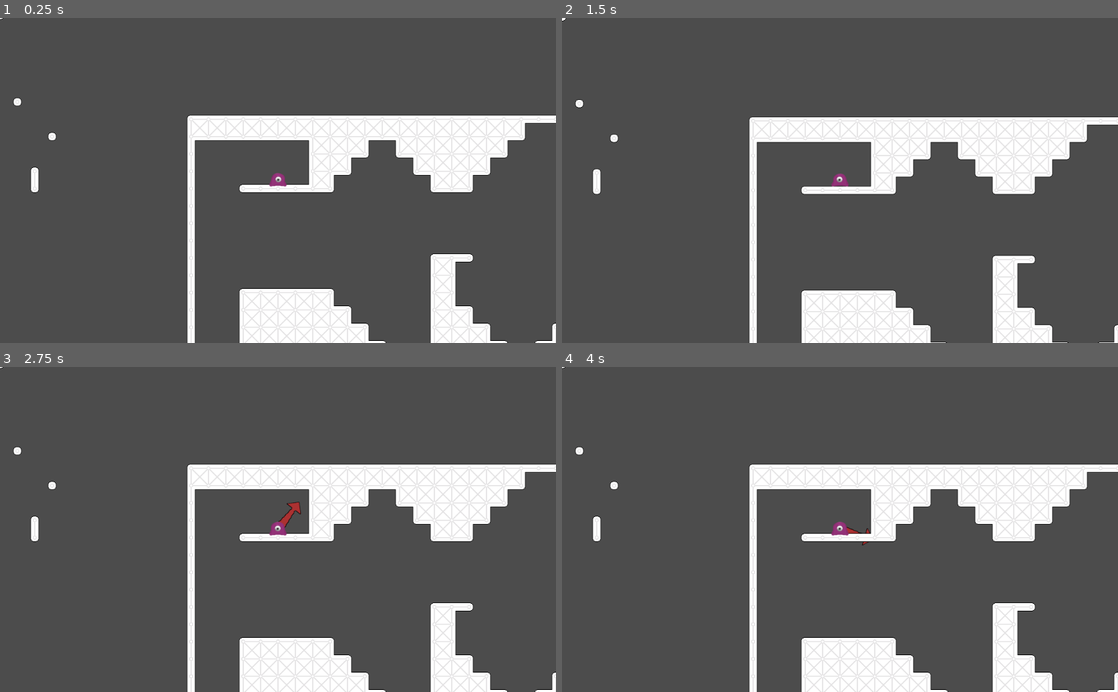
Above: before the commit, frames 1-4 (two rows, left to right).
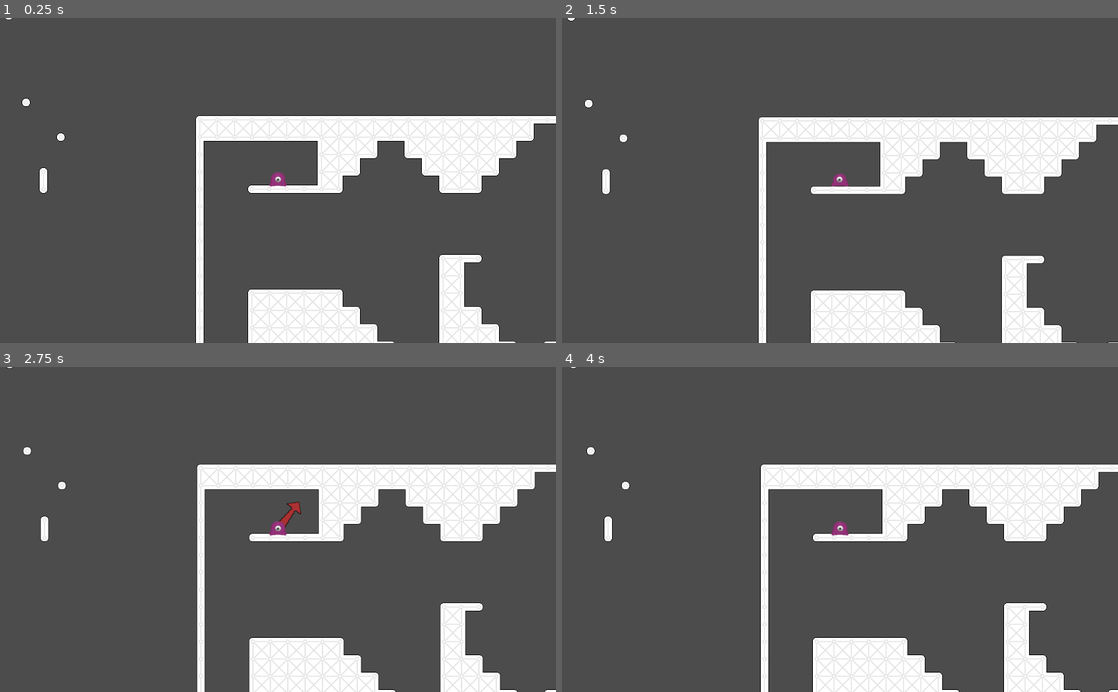
Above: after the commit, the same moments.

Repository: vinpogo/gd_Blob
Game: Godot game, scene res://World.tscn
Two runs of this game, one before a commit and one after it. Both use one fixed random seed, a clock stepped at 60 frames per second and the inputs below.
Inputs (mouse positions are in pixels of both pictures, inside the frame that each line leads up to):
- Up to frame 1 (0.25 s): no input
- Up to frame 2 (1.5 s): move the mouse to (962, 164) at 0.52 s; press the mouse at (962, 164) at 0.53 s; tap Enter at 1.25 s; move the mouse to (728, 196) at 1.27 s; release the mouse at (728, 196) at 1.28 s; click (728, 196) at 1.35 s
- Up to frame 3 (2.75 s): click (166, 545) at 1.52 s; click (166, 545) at 1.82 s; move the mouse to (333, 458) at 2.02 s; press the mouse at (333, 458) at 2.03 s
- Up to frame 4 (4 s): tap Space at 2.75 s; move the mouse to (812, 594) at 2.77 s; release the mouse at (812, 594) at 2.78 s; click (812, 594) at 2.85 s; click (812, 594) at 3.02 s; click (812, 594) at 3.32 s; move the mouse to (1006, 578) at 3.52 s; press the mouse at (1006, 578) at 3.53 s

The runs differ from the first frame. In frame 1, 7.9% of the frame differs, in the area x 0-100%, y 0-100%; in frame 2, 7.4%; in frame 3, 7.4%; in frame 4, 8.0%.

Commit message:
first tweens

Diff:
--- a/MainCamera.gd
+++ b/MainCamera.gd
@@ -1,15 +1,17 @@
 extends Camera2D
 
-# Called when the node enters the scene tree for the first time.
-func _ready():
-	pass # Replace with function body.
+onready var tween = get_node("Tween")
+#func _on_ready():
+#	rotation = $"../Blob".gravity_dir.angle()-PI/2
 
 func _process(delta):
-
-	self.position = $"../Blob".ru_position()
-	pass
+	position = $"../Blob".ru_position()
+	if (($"../Blob".rotation-PI/2) != rotation):
+		ru_set_rotation($"../Blob".gravity_dir.angle() - PI/2)
 
 
-func _on_Blob_switchGravity(angle):
-	rotate(angle)
-	pass # Replace with function body.
+func ru_set_rotation(angle):
+	print(tween.is_active())
+	tween.interpolate_property($".", "rotation", null, angle, 0.05, Tween.TRANS_LINEAR, Tween.EASE_IN)
+	if !tween.is_active():
+		tween.start()
--- a/World.tscn
+++ b/World.tscn
@@ -14,7 +14,8 @@
 [node name="Players" type="Node" parent="."]
 
 [node name="Blob" parent="Players" instance=ExtResource( 1 )]
-position = Vector2( 207.877, 248.855 )
+position = Vector2( 192.423, 220.308 )
+collision_layer = 3
 GRAVITY = 18
 JUMP_FORCE = 5.5
 JUMP_FACTOR = 0.51
@@ -25,12 +26,15 @@
 current = true
 script = ExtResource( 2 )
 
+[node name="Tween" type="Tween" parent="Players/MainCamera"]
+
 [node name="Map" type="Node" parent="."]
 
 [node name="TileMap" type="TileMap" parent="Map"]
 tile_set = ExtResource( 3 )
 cell_size = Vector2( 32, 32 )
 cell_quadrant_size = 10
+collision_layer = 2
 format = 1
 tile_data = PoolIntArray( -2424777, 0, 4, -2424776, 0, 5, -2424775, 0, 5, -2424774, 0, 5, -2424773, 0, 6, -2424772, 0,  …(11680 unchanged characters)…
 script = ExtResource( 4 )
@@ -46,7 +50,7 @@
 shape = SubResource( 1 )
 
 [node name="BounceArea2" type="Area2D" parent="Map"]
-position = Vector2( 382.699, 331.585 )
+position = Vector2( 365.118, 361.473 )
 script = ExtResource( 5 )
 __meta__ = {
 "_edit_group_": true
@@ -54,6 +58,7 @@
 
 [node name="CollisionShape2D" type="CollisionShape2D" parent="Map/BounceArea2"]
 shape = SubResource( 1 )
+[connection signal="switchGravity" from="Players/Blob" to="Players/MainCamera/Tween" method="_on_Blob_switchGravity"]
 [connection signal="switchGravity" from="Players/Blob" to="Players/MainCamera" method="_on_Blob_switchGravity"]
 [connection signal="body_entered" from="Map/BounceArea" to="Map/BounceArea" method="_on_BounceArea_body_entered"]
 [connection signal="body_exited" from="Map/BounceArea" to="Map/BounceArea" method="_on_BounceArea_body_exited"]
--- a/objects/player/Arrow.gd
+++ b/objects/player/Arrow.gd
@@ -8,13 +8,22 @@
 	visible = false
 
 func _process(delta):
-	if Input.is_action_just_pressed("jump"):
+	if Input.is_action_just_released("jump"):
+		stopAim()
+		if $"..".canJump():
+			jump()
+
+	if Input.is_action_pressed("jump") && canAim():
 		startAim()
-	elif Input.is_action_just_released("jump"):
-		stopAim()
 	if isAiming:
-		rotation = (get_global_mouse_position() - global_position).angle() - $"..".rotation
+		rotation = ru_rotation()
 
+func ru_rotation():
+	return (get_global_mouse_position() - global_position).angle() - $"..".rotation
+func canAim():
+	if (get_global_mouse_position() - global_position).normalized().dot($"..".gravity_dir.normalized()) > 0:
+		return false
+	return true
 func startAim():
 	if $"..".canJump():
 		visible = true
@@ -24,4 +33,5 @@
 	if isAiming:
 		visible = false
 		isAiming = false
-		emit_signal("jump")
+func jump():
+	emit_signal("jump")
--- a/objects/player/Player.gd
+++ b/objects/player/Player.gd
@@ -27,9 +27,7 @@
 	return false
 
 func _ready():
-#	Engine.time_scale = 0.5
-#	newCollide = move_and_collide(Vector2(0.1,0))
-#	oldCollide = move_and_collide(Vector2(-0.1,0))
+	rotation = (-gravity_dir).angle()
 	pass
 
 func thirdJump(dir):
@@ -83,29 +81,28 @@
 	return velocity.normalized().dot(gravity_dir.normalized()) > 0
 
 func _process(delta):
-	print(delta)
-
-#	if isAiming:
-#		velocity = Vector2(0,0)
-#	else:
-#		velocity += (gravity_dir * GRAVITY) * delta
 	velocity += (gravity_dir * GRAVITY) * delta
 
-	if isAiming && !onFloor:
-		rotation = (get_global_mouse_position() - global_position).angle() + PI/2
-	elif !onFloor:
-		rotation = velocity.angle() + PI/2
+	if !onFloor:
+		if isAiming:
+			rotation = (get_global_mouse_position() - global_position).angle()
+		else:
+			rotation = velocity.angle()
 
 	newCollide = move_and_collide(velocity)
-	if (newCollide != oldCollide):
+
+	if newCollide != oldCollide:
+		oldCollide = newCollide
 		if newCollide:
-			if toBounce:
-				bounce(newCollide)
-			else:
-				land()
-		oldCollide = newCollide
+			if newCollide.position.distance_to(position) > 10:
+				if toBounce:
+					bounce(oldCollide)
+				elif !onFloor:
+					land()
+
 
 func bounce(col):
+	$AnimatedSprite.play("final-jump")
 	velocity = velocity.bounce(col.normal)*0.5
 	toBounce = false
 
@@ -114,14 +111,8 @@
 	onFloor = true
 	jump_count = 0
 	velocity = Vector2(0,0)
-	emit_signal("switchGravity", gravity_dir.angle_to( Vector2(-round(newCollide.normal.x), -round(newCollide.normal.y))))
-	gravity_dir.x = round(-newCollide.normal.x)
-	gravity_dir.y = round(-newCollide.normal.y)
-	rotation = gravity_dir.angle() - PI/2
-
-#func _input(event):
-#	if event.is_action_pressed("jump"):
-#		jumpHandler()
+	gravity_dir = -newCollide.normal
+	rotation = (-gravity_dir).angle()
 
 func ru_position():
 	return self.position
@@ -134,14 +125,12 @@
 	return
 	toBounce = false
 
-
 func _on_Arrow_jump():
 	jumpHandler()
 	isAiming = false
 	Engine.time_scale = 1
 
-
 func _on_Arrow_aim():
 	isAiming = true
 	velocity /= 10
-	Engine.time_scale = 0.01
+	Engine.time_scale = 0.1
--- a/objects/player/Player.tscn
+++ b/objects/player/Player.tscn
@@ -78,16 +78,16 @@
 script = ExtResource( 1 )
 
 [node name="CollisionShape2D" type="CollisionShape2D" parent="."]
-position = Vector2( 0, -2 )
-rotation = 1.5708
+position = Vector2( 2, 0 )
 shape = SubResource( 1 )
 
 [node name="AnimatedSprite" type="AnimatedSprite" parent="."]
+rotation = 1.5708
 scale = Vector2( 0.5, 0.5 )
 z_index = 1
 frames = SubResource( 2 )
 animation = "idle"
-frame = 1
+frame = 15
 playing = true
 
 [node name="Arrow" type="Sprite" parent="."]
